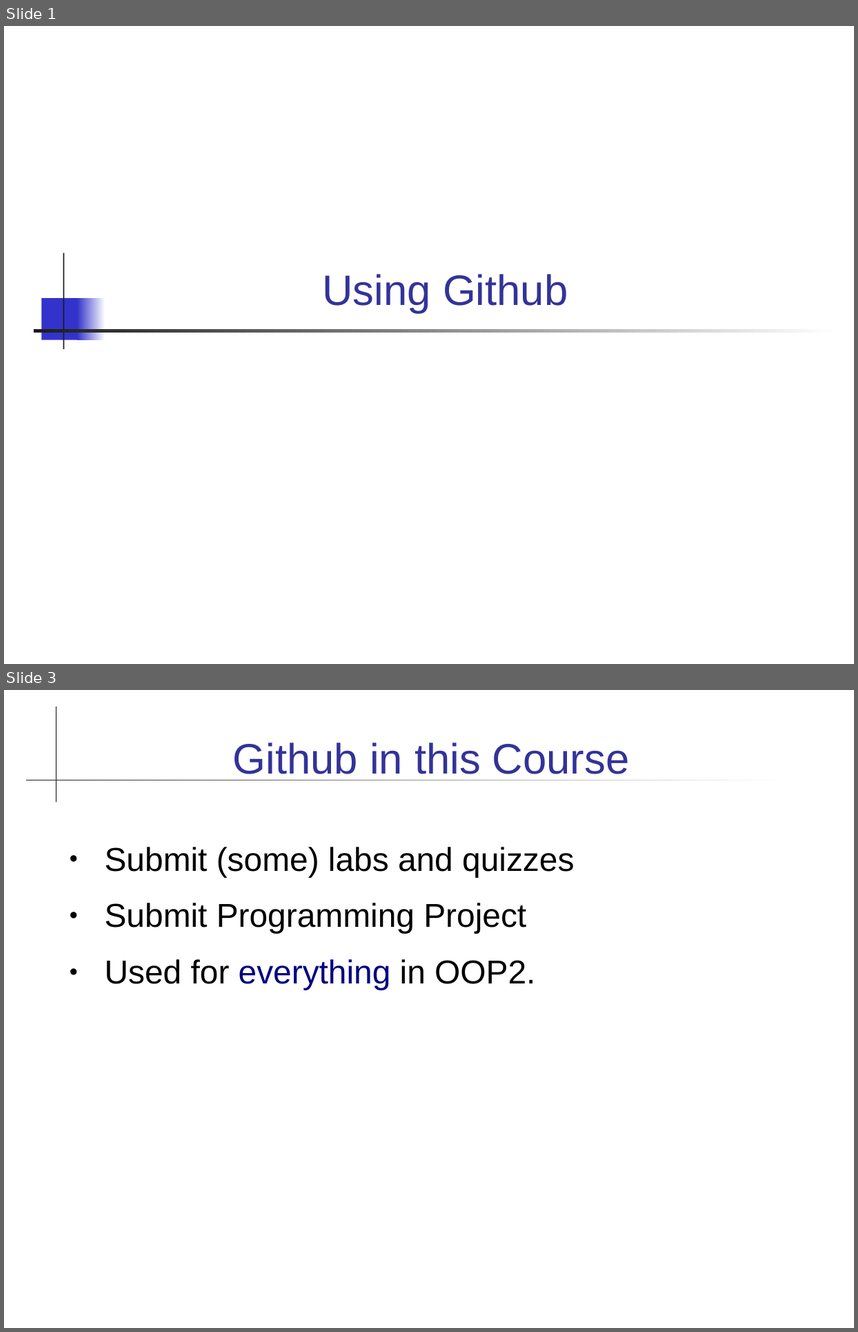
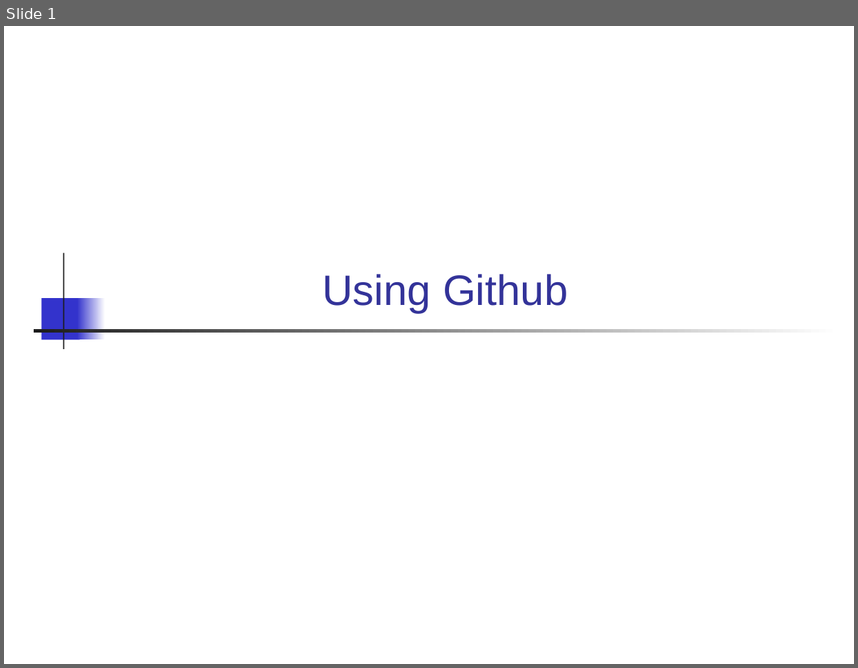
Before and after one commit to skeoop/skeoop.github.io, a slide deck: git/Using-Github.ppt. Shown one above the other, each under a label of ours: slides 1 and 3 before the commit, slide 1 after it; the slides between them are not shown. The pictures are 858x1332 and 858x668 pixels, drawn with LibreOffice and Linux fonts; fonts in the diff are those of the drawing. Boxes give left, top, right and bottom in pixels: in the first picture for what was removed or moved away, otherwise in the second. Text is boxed around its words. In the diff, an @@ line names an element or a change of style, - is before the commit and + after.

```diff
--- a/git/Using-Github.ppt
+++ b/git/Using-Github.ppt
@@ slide 3 removed at bbox=[4, 690, 854, 1328], background #FFFFFF @@
@@ rectangle removed at bbox=[56, 706, 56, 801] @@
@@ title removed at bbox=[233, 742, 630, 780] @@
-Github in this Course
@@ rectangle removed at bbox=[26, 780, 789, 781] @@
@@ text removed at bbox=[105, 847, 574, 990] @@
-● Submit (some) labs and quizzes
-● Submit Programming Project
-● Used for everything in OOP2.
```
Also in this commit, not shown: 1 other slide removed, 12 other files.
